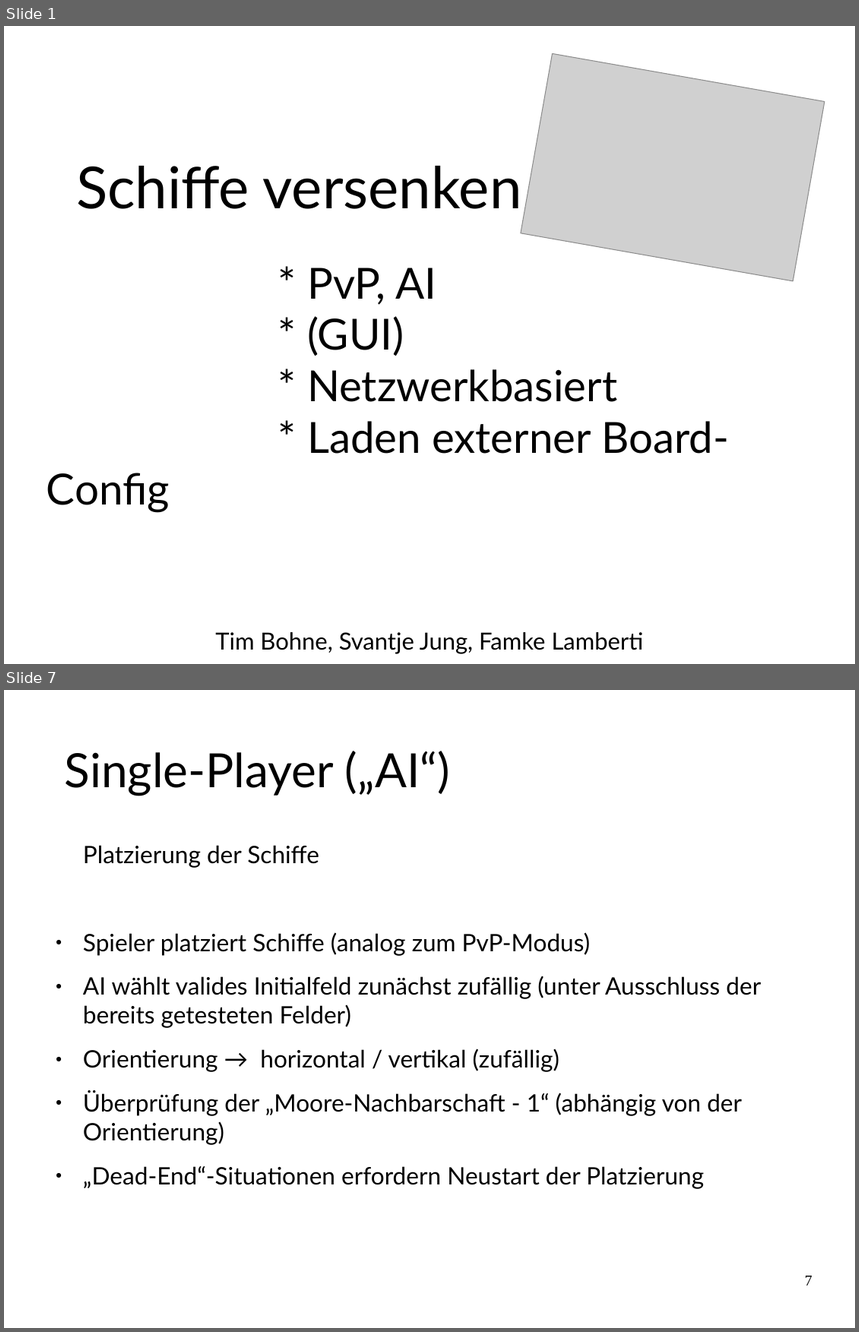
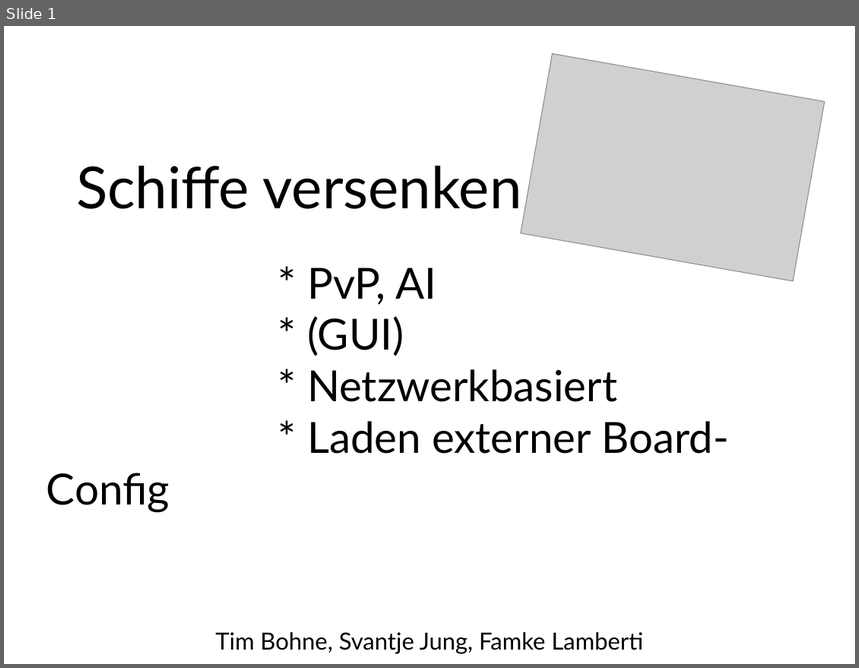
Before and after one commit to FamkeLamberti/battleship-presentation, a slide deck: Abschlusspraesentation_SchiffeVersenken.odp. Shown one above the other, each under a label of ours: slides 1 and 7 before the commit, slide 1 after it; the slides between them are not shown. The pictures are 859x1332 and 859x668 pixels, drawn with LibreOffice and Linux fonts; fonts in the diff are those of the drawing; grey boxes stand for pictures. Boxes give left, top, right and bottom in pixels: in the first picture for what was removed or moved away, otherwise in the second. Text is boxed around its words. In the diff, an @@ line names an element or a change of style, - is before the commit and + after.

```diff
--- a/Abschlusspraesentation_SchiffeVersenken.odp
+++ b/Abschlusspraesentation_SchiffeVersenken.odp
@@ slide 7 removed at (4,690,855,1328), background #FFFFFF @@
@@ title removed at (65,751,450,796) @@
-Single-Player („AI“)
@@ text removed at (83,845,761,1189) @@
-Platzierung der Schiffe
-● Spieler platziert Schiffe (analog zum PvP-Modus)
-● AI wählt valides Initialfeld zunächst zufällig (unter Ausschluss der bereits getesteten Felder)
-● Orientierung → horizontal / vertikal (zufällig)
-● Überprüfung der „Moore-Nachbarschaft - 1“ (abhängig von der Orientierung)
-● „Dead-End“-Situationen erfordern Neustart der Platzierung
@@ page number removed at (805,1276,813,1286) @@
-7
```
Also in this commit, not shown: 6 slides changed, 1 slide added, 4 other slides removed.
